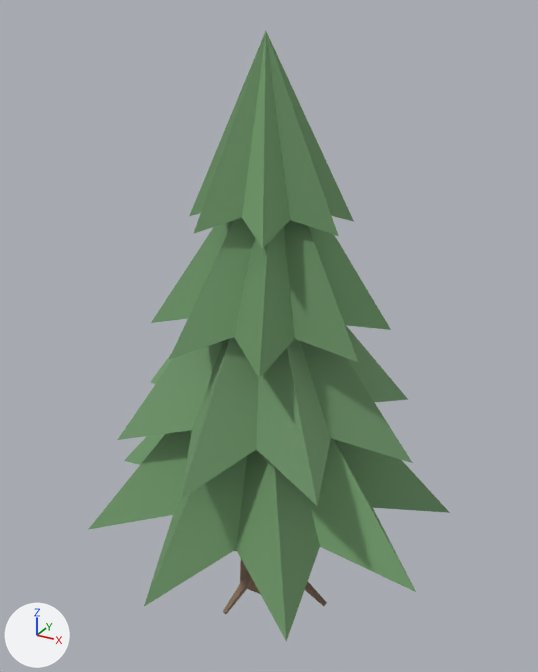
An edit to the glTF model art/props/pine_3/export/pine_3.glb, drawn before and after from the same camera.
Both versions are drawn from a 50 mm camera at (2.43, -4.43, 4.44) aimed at (-0.02, 0.02, 2.21). Arrows for +X, +Y and +Z are at lower left; the lights stay in place. The older version comes first. Vertices at exactly the same position are counted once.

Names of what the first picture shows: 'pine_3.001'.
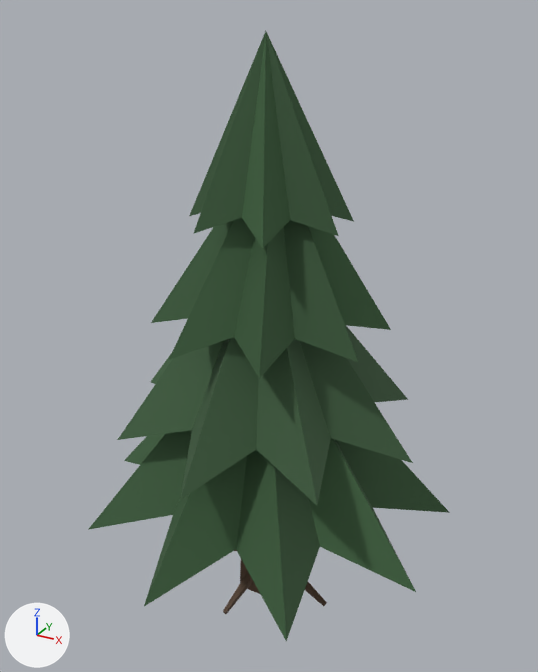
Pixel boxes [x1, y1, x2, y2] of what changed, in the pictures (538 x 672 px):
part 1 of me_pine_3, recoloured (greyish green to dark green)
    both: [88, 31, 450, 641]
part 2 of me_pine_3, recoloured
    both: [223, 550, 327, 614]

Diff of the bpy script that builds the scene:
```diff
--- a/art/props/pine_3/export/pine_3.glb.py
+++ b/art/props/pine_3/export/pine_3.glb.py
@@ me_pine_3 @@
 me_pine_3.from_pydata(...)  # 116 vertices, 192 faces; spans x -1.45..1.39, y -1.44..1.41, z -0.01..4.31
 # used by ob_pine_3_001; location = (0.0, 0.0, 0.0)
+# me_pine_3 part 1: 132 faces centred in x -0.78..0.75, y -0.76..0.76, z 0.95..3.54 are repainted in the vertex colours; the middle colour goes from greyish green #748868 to dark green #3b5138
+# me_pine_3 part 2: 60 faces centred in x -0.57..0.57, y -0.57..0.57, z 0.0..1.23 are repainted in the vertex colours; the middle colour goes from brown #9b8169 to brown #614b38
 me_pine_3.materials.append(mat_cloth)
```
